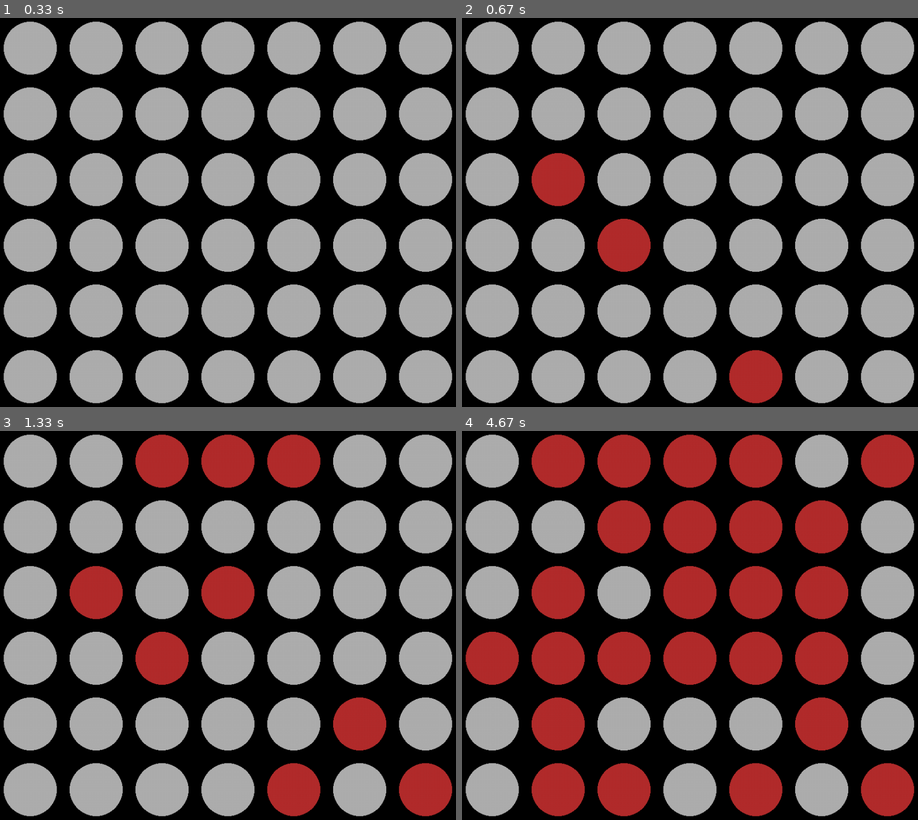
Above: before the commit, frames 1-4 (two rows, left to right).
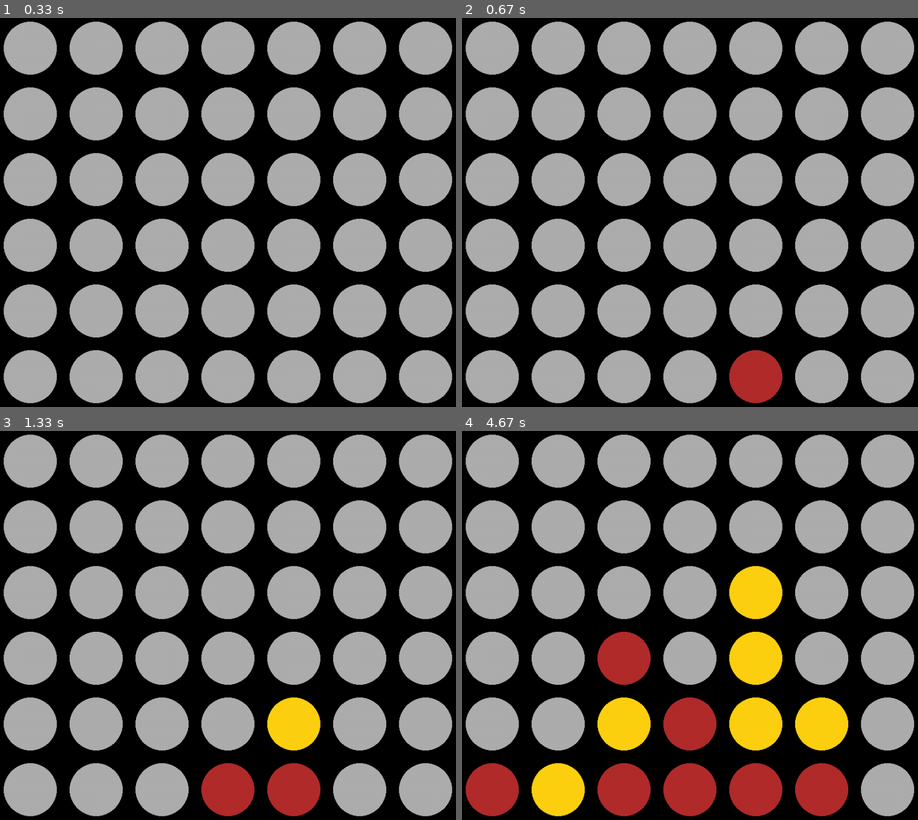
Above: after the commit, the same moments.

Repository: Infinnitor/connect4-pygame
Game: pygame game, started from Connect Four.py
Two runs of this game, one before a commit and one after it. Both use one fixed random seed, a clock stepped at 60 frames per second and the inputs below.
Inputs (mouse positions are in pixels of both pictures, inside the frame that each line leads up to):
- Up to frame 1 (0.33 s): no input
- Up to frame 2 (0.67 s): press the mouse at (753, 375) at 0.37 s; move the mouse to (644, 263) at 0.47 s; release the mouse at (539, 150) at 0.6 s
- Up to frame 3 (1.33 s): press the mouse at (291, 462) at 0.7 s; move the mouse to (214, 466) at 0.8 s; release the mouse at (132, 469) at 0.93 s; press the mouse at (228, 590) at 1.03 s; move the mouse to (328, 695) at 1.13 s; release the mouse at (428, 800) at 1.27 s
- Up to frame 4 (4.67 s): press the mouse at (557, 462) at 1.37 s; move the mouse to (571, 617) at 1.47 s; release the mouse at (585, 777) at 1.6 s; press the mouse at (822, 656) at 1.7 s; move the mouse to (685, 679) at 1.8 s; release the mouse at (553, 703) at 1.93 s; press the mouse at (753, 656) at 2.03 s; move the mouse to (822, 559) at 2.13 s; release the mouse at (886, 462) at 2.27 s; press the mouse at (621, 528) at 2.37 s; move the mouse to (648, 497) at 2.47 s; release the mouse at (671, 466) at 2.6 s; press the mouse at (621, 788) at 2.7 s; move the mouse to (726, 648) at 2.8 s; release the mouse at (826, 508) at 2.93 s; press the mouse at (690, 656) at 3.03 s; move the mouse to (712, 629) at 3.13 s; release the mouse at (735, 606) at 3.27 s; press the mouse at (753, 462) at 3.37 s; move the mouse to (671, 555) at 3.47 s; release the mouse at (589, 652) at 3.6 s; press the mouse at (621, 656) at 3.7 s; move the mouse to (671, 582) at 3.8 s; release the mouse at (726, 504) at 3.93 s; press the mouse at (822, 590) at 4.03 s; move the mouse to (662, 633) at 4.13 s; release the mouse at (507, 676) at 4.27 s; press the mouse at (493, 656) at 4.37 s; move the mouse to (512, 641) at 4.47 s; release the mouse at (534, 621) at 4.6 s

Frame 1 is identical in both runs. In frame 2, 2.5% of the frame differs, in the area x 15-42%, y 34-66%; in frame 3, 13%; in frame 4, 35%, in the area x 0-100%, y 0-100%.

Commit message:
Added placing in columns with turn-taking

Diff:
--- a/Connect Four.py
+++ b/Connect Four.py
@@ -6,7 +6,7 @@
 
 
 # Function for creating a matrix, given the size
-def create_matrix(rows_len, columns_len):
+def create_matrix(rows_len, columns_len, game):
 
     # We first create an empty array
     grid_array = []
@@ -17,7 +17,7 @@
 
         # For every desired element in that row, we add in the insert
         for column in range(columns_len):
-            grid_array[row].append(tile(y=row, x=column, radius=tile_radius, padding=padding))
+            grid_array[row].append(tile(y=row, x=column, radius=game.tile_radius, padding=game.padding))
 
     # We then return the array
     return grid_array
@@ -56,16 +56,17 @@
         self.gameY = y * self.square_side + padding[1]
 
         self.status = "NONE"
+
         self.colours = {"NONE" : (175, 175, 175), "RED" : (179, 45, 45), "YELLOW" : (255, 209, 18)}
 
     def __str__(self):
-        return self.status
+        return f"{self.status}, X:{self.x} Y:{self.y}"
 
     def display(self):
-        pygame.draw.circle(window, self.colours[self.status], (self.gameX, self.gameY), self.radius)
+        pygame.draw.circle(game.window, self.colours[self.status], (self.gameX, self.gameY), self.radius)
 
-    def place(self, turn):
-        self.status = turn
+    def place(self, game):
+        self.status = game.turn
 
 
 def mouse_check(obj, m_x, m_y):
@@ -97,70 +98,87 @@
     return False
 
 
-def place_column(column):
-    global turn
-    # find the lowest empty space in the column
-    for x in board:
-        for y in board:
-            if x.x == column:
-                # if its not empty
-                #    place in the one above
-                # if its in the bottom row
-                #    place in itself
-                if x.status != "NONE":
-                    board[x.y - 1][x.x].place(turn)
-                elif x.y == 5:
-                    x.place(turn)
-                else:
-                    return False
+def place_column(tile, game):
 
-                if turn == "RED":
-                    turn = "YELLOW"
-                else:
-                    turn = "RED"
-                return True
+    column = tile.x
+
+    for y in range(6):
+        tile_status = game.board[y][column].status
+        print(game.board[y][column])
+        if tile_status != "NONE":
+            # place y-1 unless top row
+            if y - 1 < 0:
+                print("UH OH")
+                return False
+            game.board[y - 1][column].place(game)
+            return True
+        if y == 5:
+            game.board[y][column].place(game)
+            return True
+    return True
 
 
-# Variables that determine info about the tiles
-tile_radius = 50
-padding = (100, 100)
+class game_info():
+    def __init__(self, tile_radius, padding, grid_size_x, grid_size_y, start_turn):
 
-# Variables for the size of the grid (7x6)
-grid_size_x = 7
-grid_size_y = 6
+        # Variables that determine info about the tiles
+        self.tile_radius = tile_radius
+        self.padding = padding
 
-# We use MATHS to find out how big the screen should be
-win_width = grid_size_x * ((tile_radius + tile_radius // 4) * 2) + padding[0]
-win_height = grid_size_y * ((tile_radius + tile_radius // 4) * 2) + padding[1]
+        # Variables for the size of the grid (7x6)
+        self.grid_size_x = grid_size_x
+        self.grid_size_y = grid_size_y
 
-# We then create the screen
-window = pygame.display.set_mode((win_width, win_height))
+        # We use MATHS to find out how big the screen should be
+        self.win_width = grid_size_x * ((tile_radius + tile_radius // 4) * 2) + padding[0]
+        self.win_height = grid_size_y * ((tile_radius + tile_radius // 4) * 2) + padding[1]
 
-# And use create_matrix() to create a matrix filled with tile objects
-board = create_matrix(grid_size_y, grid_size_x)
+        self.turn = "RED"
+
+        # We then create the screen
+        self.window = pygame.display.set_mode((self.win_width, self.win_height))
+
+        # And use create_matrix() to create a matrix filled with tile objects
+        self.board = create_matrix(grid_size_y, grid_size_x, self)
+
+    def change_turn(self):
+        if self.turn == "RED":
+            self.turn = "YELLOW"
+        else:
+            self.turn = "RED"
+
+
+game = game_info(
+                tile_radius=50,
+                padding=(100, 100),
+                grid_size_x=7,
+                grid_size_y=6,
+                start_turn="RED")
+
+
+running = True
+mouse_held = False
 
 # THE mainloop amoug us
-
-turn = "RED"
-running = True
 while running:
-    for y in board:
+    for y in game.board:
         for x in y:
             x.display()
 
     mouse_press = pygame.mouse.get_pressed()
-    if mouse_press[0]:
+    if mouse_press[0] and not mouse_held:
         mouseX, mouseY = pygame.mouse.get_pos()
 
-        # for i in range(7):
-        #     if mouseX > (win_height / 6) * i and mouseX < (win_height / 6) * (i + 1):
-        #         pygame.draw.rect(window, (155, 155, 155), (((win_height - padding) / 6) * i, 0, (win_height - padding) / 7, win_height))
-        #         print(i)
-
-        for y in board:
+        for y in game.board:
             for x in y:
                 if mouse_check(x, mouseX, mouseY):
-                    x.place(turn)
+                    place_column(x, game)
+                    game.change_turn()
+
+        mouse_held = True
+
+    elif not mouse_press[0]:
+        mouse_held = False
 
     for event in pygame.event.get():
 
@@ -170,4 +188,4 @@
             running = False
 
     pygame.display.update()
-    window.fill((0, 0, 0))
+    game.window.fill((0, 0, 0))
